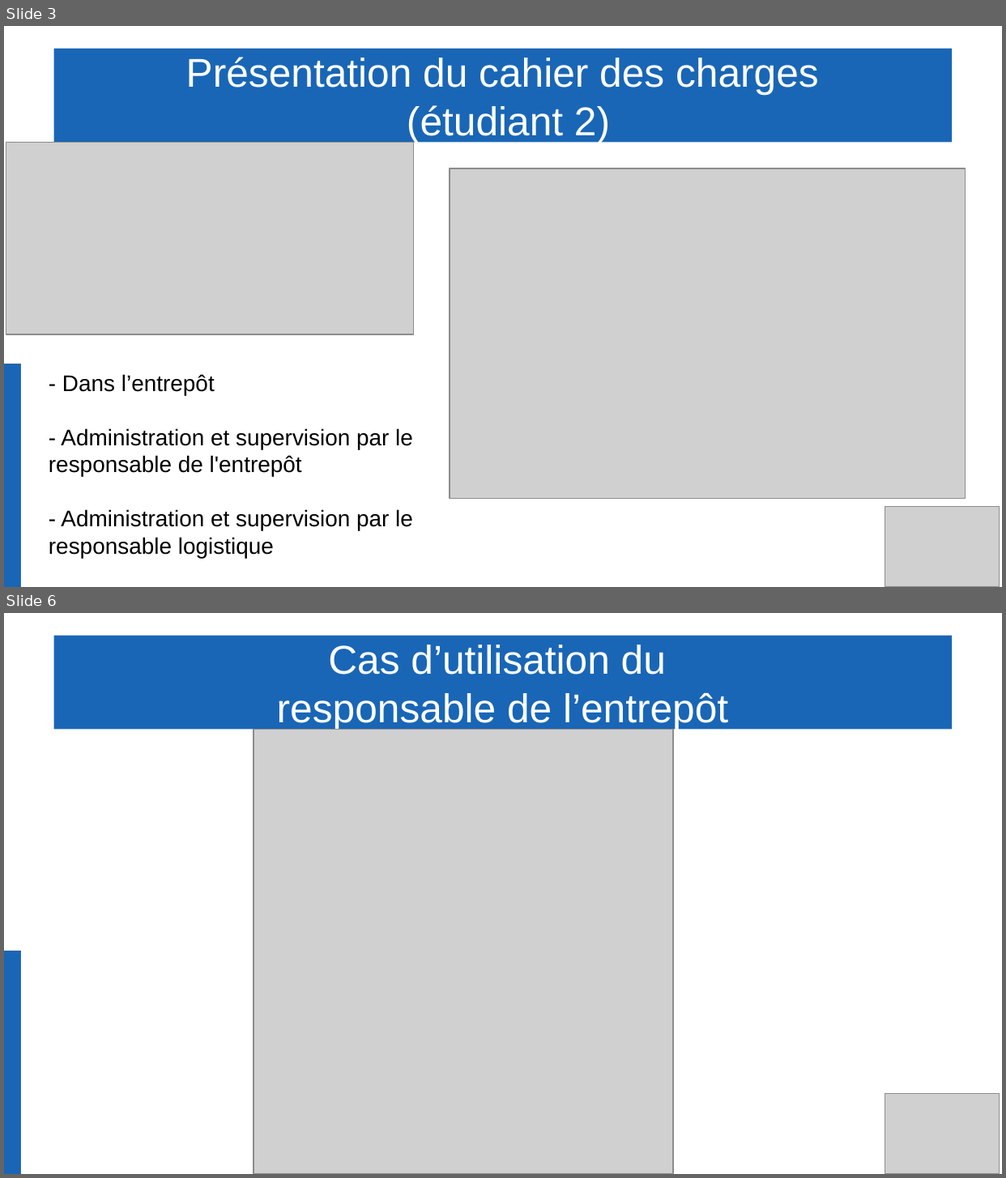
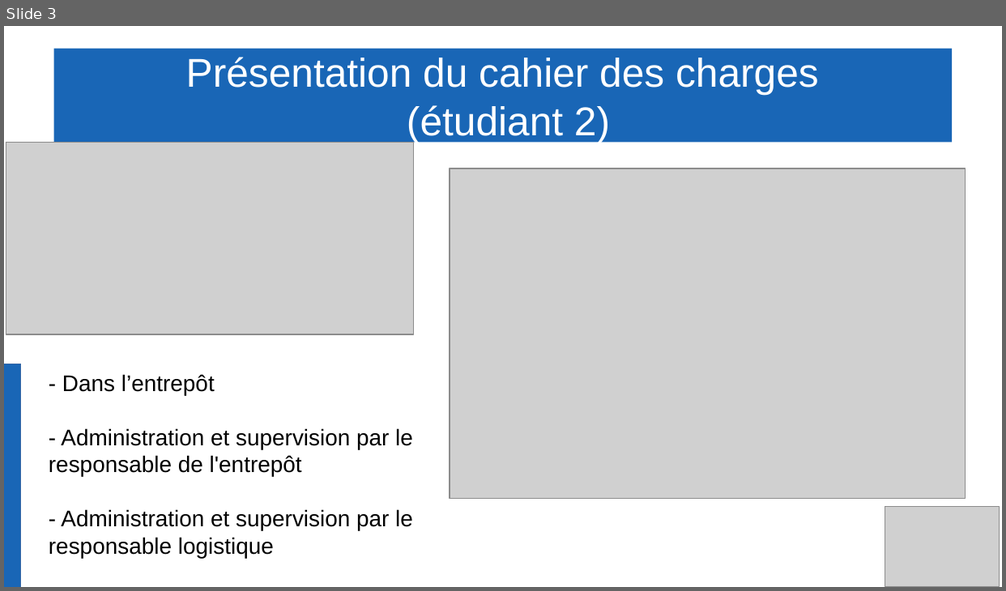
Before and after one commit to Gabin221/Tracking-BLE-documents, a slide deck: Revues/Revues2/Partie commune/presentation_yahya_andrea_gabin.odp. Shown one above the other, each under a label of ours: slides 3 and 6 before the commit, slide 3 after it; the slides between them are not shown. The pictures are 1006x1178 and 1006x591 pixels, drawn with LibreOffice and Linux fonts; fonts in the diff are those of the drawing; grey boxes stand for pictures. Boxes give left, top, right and bottom in pixels: in the first picture for what was removed or moved away, otherwise in the second. Text is boxed around its words. In the diff, an @@ line names an element or a change of style, - is before the commit and + after.

```diff
--- a/Revues/Revues2/Partie commune/presentation_yahya_andrea_gabin.odp
+++ b/Revues/Revues2/Partie commune/presentation_yahya_andrea_gabin.odp
@@ slide 6 removed at (4, 613, 1002, 1174), background #FFFFFF @@
@@ title removed at (53, 636, 953, 730) @@
-Cas d’utilisation du
-responsable de l’entrepôt
@@ picture removed at (254, 729, 674, 1174) @@
@@ rectangle removed at (4, 952, 21, 1174) @@
@@ picture removed at (885, 1094, 1000, 1174) @@
```
Also in this commit, not shown: 22 other slides removed.
